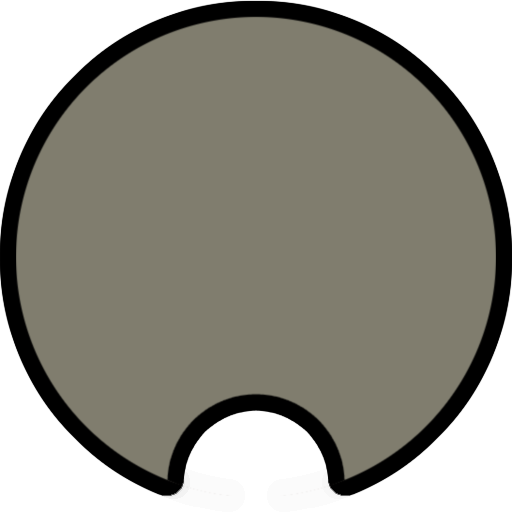
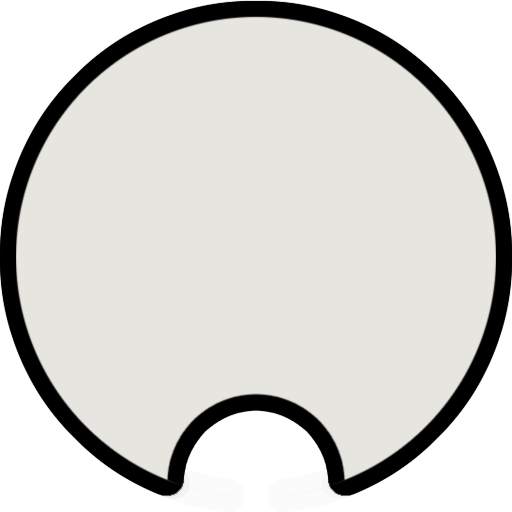
Comparing the layer stacks of the two 512px x 512px images. Changes:
painted on "Circle" over <box>16,16,496,486</box>
